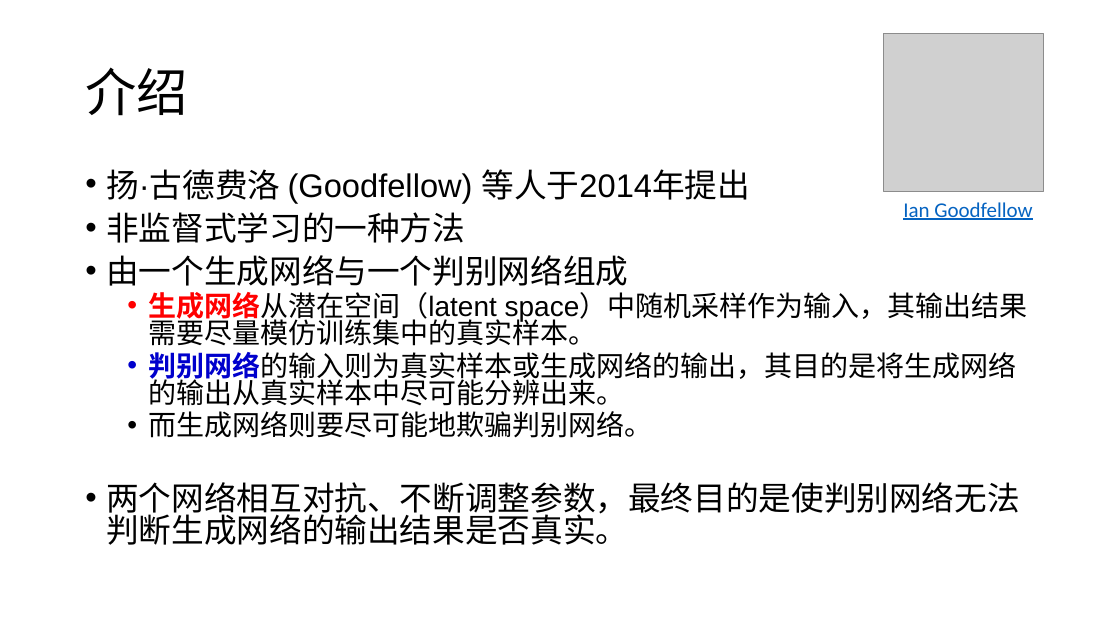
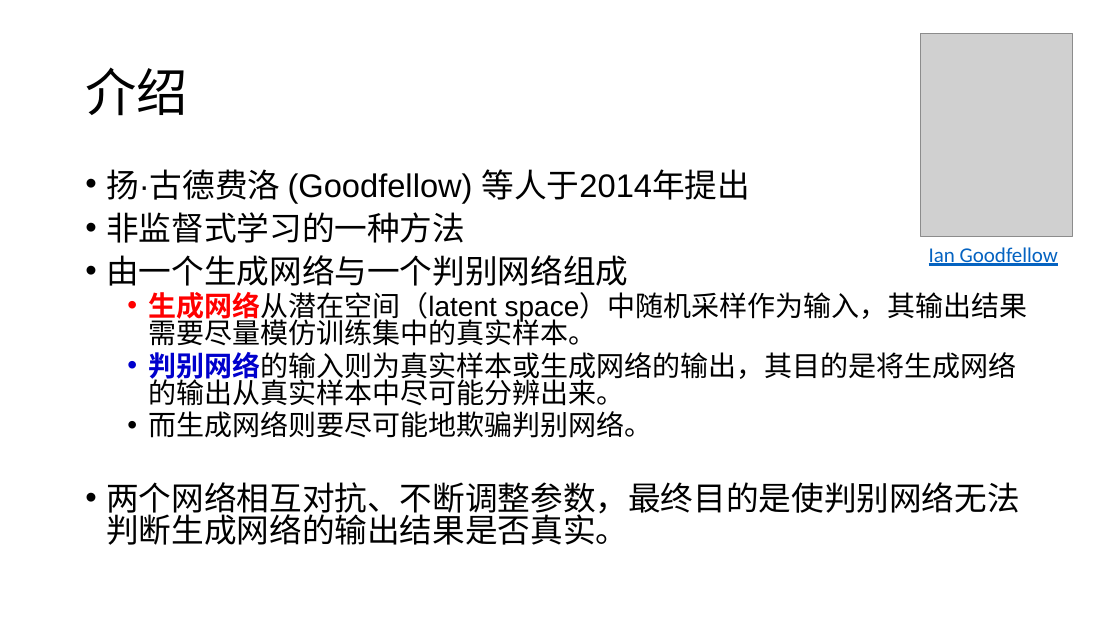
Before and after one commit to foamliu/Learning-DL, a slide deck: slide 2 of gan/GAN.pptx. Drawn at 1120x630 pixels with LibreOffice and Linux fonts; fonts in the diff are those of the drawing; grey boxes stand for pictures. Boxes give left, top, right and bottom in pixels: in the first picture for what was removed or moved away, otherwise in the second. Text is boxed around its words. In the diff, an @@ line names an element or a change of style, - is before the commit and + after.

```diff
--- a/gan/GAN.pptx
+++ b/gan/GAN.pptx
@@ picture: place and size @@
-picture at (884, 34, 1044, 192)
+picture at (921, 34, 1074, 236)
@@ text "Ian Goodfellow": place and size @@
-text "Ian Goodfellow" at (903, 202, 1032, 220)
+text "Ian Goodfellow" at (929, 247, 1058, 266)
```
Also in this commit, not shown: 2 other slides changed, 2 other files.
